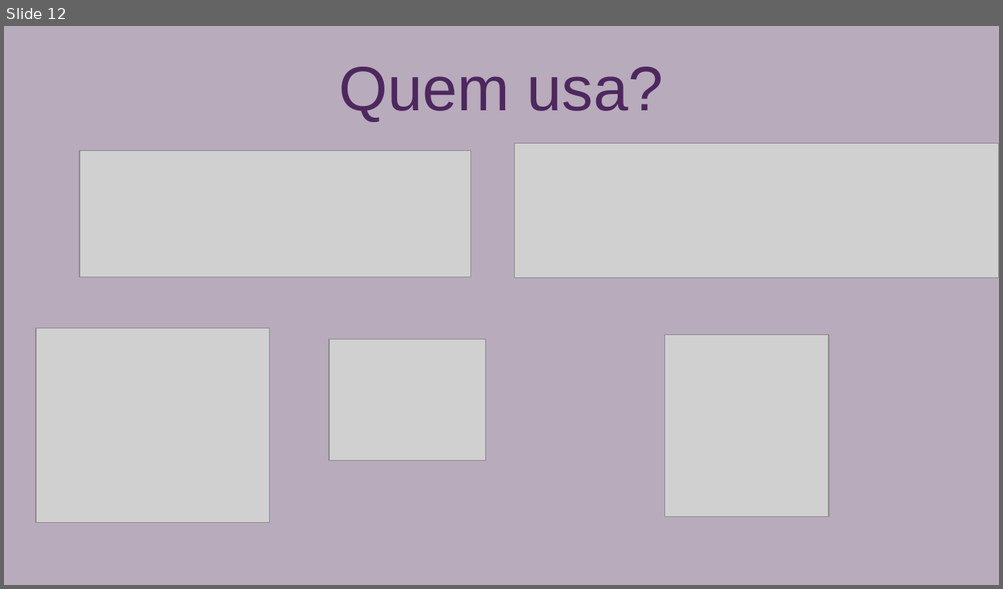
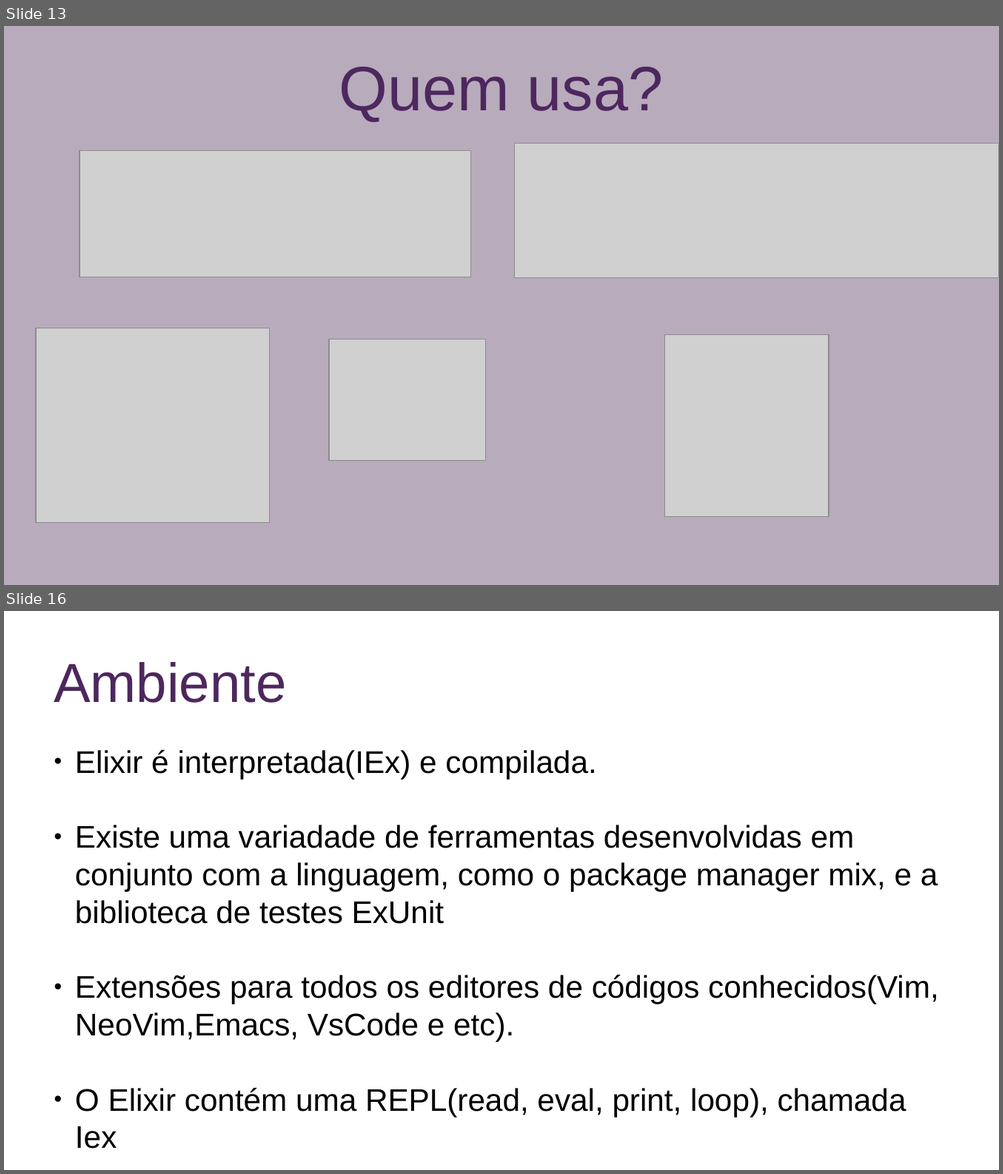
Before and after one commit to paulosergiolima/seccomp_stuff, a slide deck: main.odp. Shown one above the other, each under a label of ours: slide 12 before the commit, slides 13 and 16 after it; the slides between them are not shown. The pictures are 1003x589 and 1003x1174 pixels, drawn with LibreOffice and Linux fonts; fonts in the diff are those of the drawing; grey boxes stand for pictures. Boxes give left, top, right and bottom in pixels: in the first picture for what was removed or moved away, otherwise in the second. Text is boxed around its words. In the diff, an @@ line names an element or a change of style, - is before the commit and + after.

```diff
--- a/main.odp
+++ b/main.odp
@@ slide 16 added at bbox=[4, 611, 999, 1170], background #FFFFFF @@
@@ title added at bbox=[54, 662, 287, 703], 44 pt, text #4D275E @@
+Ambiente
@@ text added at bbox=[75, 749, 939, 1149], 25 pt, text #000000 @@
+● Elixir é interpretada(IEx) e compilada.
+● Existe uma variadade de ferramentas desenvolvidas em conjunto com a linguagem, como o package manager mix, e a biblioteca de testes ExUnit
+● Extensões para todos os editores de códigos conhecidos(Vim, NeoVim,Emacs, VsCode e etc).
+● O Elixir contém uma REPL(read, eval, print, loop), chamada Iex
@@ what was slide 12 is now slide 13 @@
```
Also in this commit, not shown: 11 slides changed, 16 other slides added, 14 other files.
